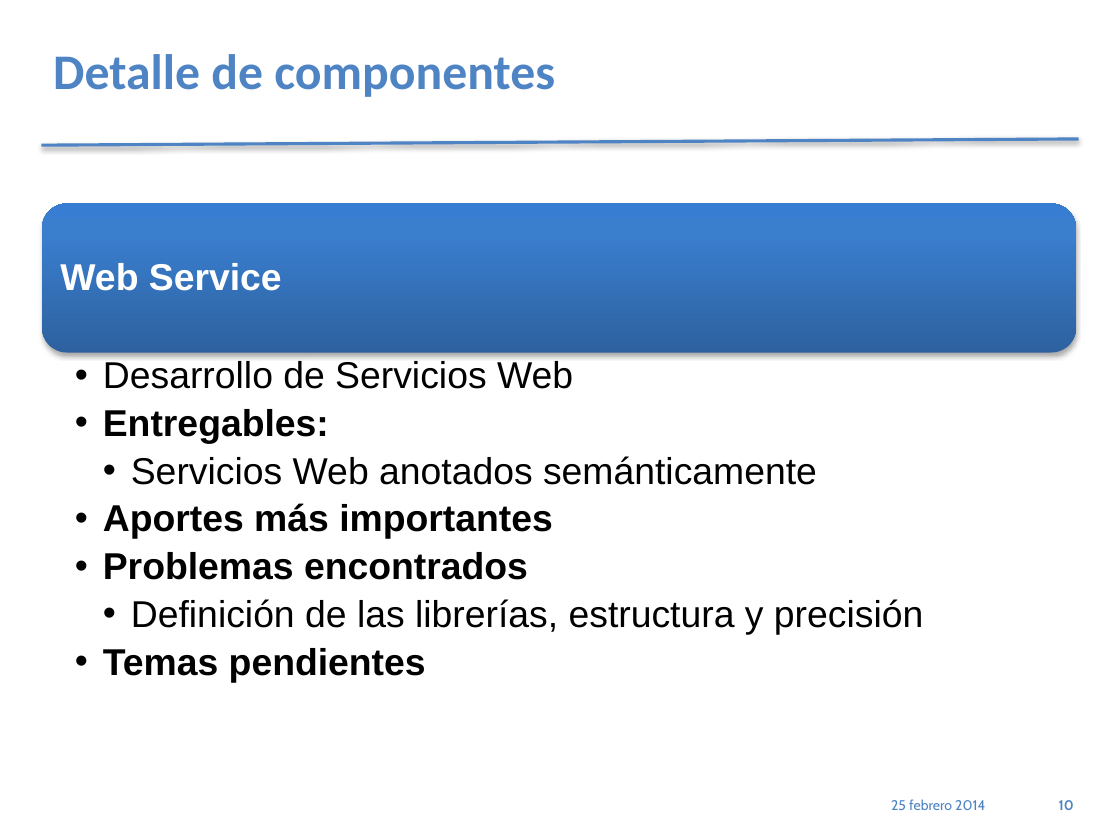
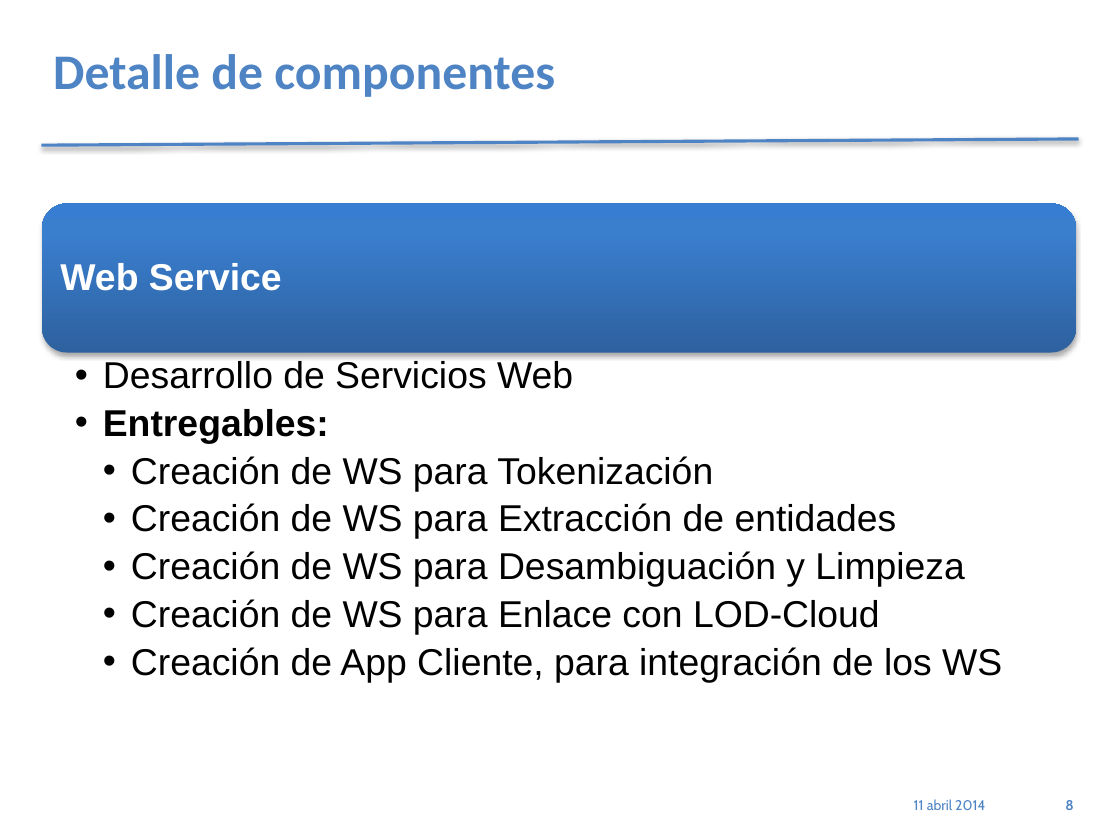
Before and after one commit to jholoc/proyectoScrapy, a slide deck: slide 8 of PresetnacionPracticum_4.1.pptx (slide 10 before the commit). Drawn at 1120x840 pixels with LibreOffice and Linux fonts; fonts in the diff are those of the drawing. Boxes give left, top, right and bottom in pixels: in the first picture for what was removed or moved away, otherwise in the second. Text is boxed around its words. In the diff, an @@ line names an element or a change of style, - is before the commit and + after.

```diff
--- a/PresetnacionPracticum_4.1.pptx
+++ b/PresetnacionPracticum_4.1.pptx
@@ text at [131,456,1002,682]: text changed @@
-    •• Servicios Web anotados semánticamente
-  •• Aportes más importantes
-  •• Problemas encontrados
-    •• Definición de las librerías, estructura y precisión
-  •• Temas pendientes
+    •• Creación de WS para Tokenización
+    •• Creación de WS para Extracción de entidades
+    •• Creación de WS para Desambiguación y Limpieza
+    •• Creación de WS para Enlace con LOD-Cloud
+    •• Creación de App Cliente, para integración de los WS
@@ text at [914,799,985,810]: text changed @@
-25 febrero 2014
+11 abril 2014
@@ page number at [1065,800,1073,810]: text changed @@
-10
+8
```
Also in this commit, not shown: 8 other slides changed, 5 slides added, 2 slides removed, 21 other files.
